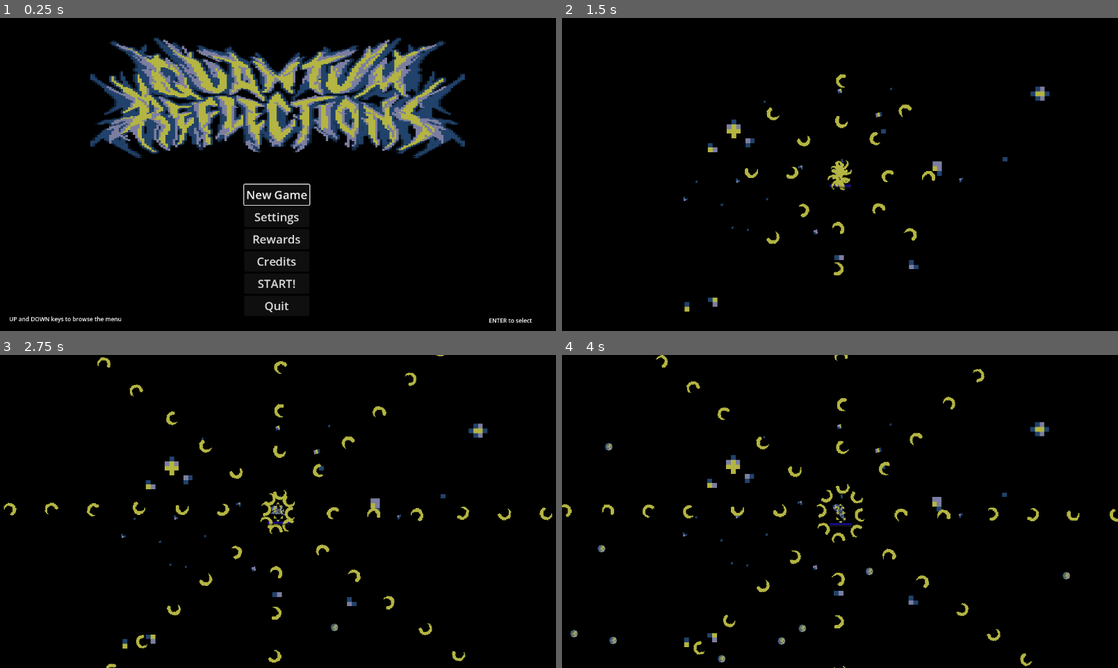
Above: before the commit, frames 1-4 (two rows, left to right).
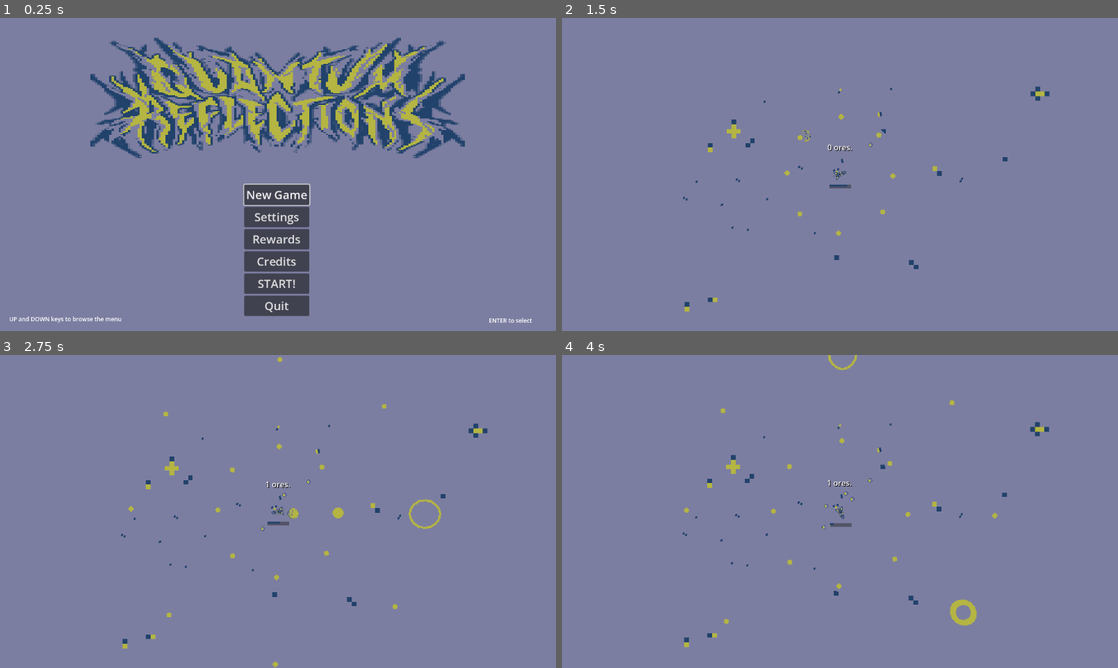
Above: after the commit, the same moments.

Repository: iparosds/Quantum-Reflections
Game: Godot game, scene res://scenes/menu.tscn
Two runs of this game, one before a commit and one after it. Both use one fixed random seed, a clock stepped at 60 frames per second and the inputs below.
Inputs (mouse positions are in pixels of both pictures, inside the frame that each line leads up to):
- Up to frame 1 (0.25 s): no input
- Up to frame 2 (1.5 s): click "New Game" at 0.5 s; tap Enter (enter) at 1.25, 1.35 s; move the mouse to (962, 158) at 1.27 s; hold Right (move_right) from 1.28 s (still down)
- Up to frame 3 (2.75 s): move the mouse to (166, 527) at 2.02 s; release Right (move_right) at 2.03 s; hold Escape (back) from 2.03 s (still down); tap Enter (enter) at 2.1 s
- Up to frame 4 (4 s): move the mouse to (895, 442) at 2.77 s; release Escape (back) at 2.78 s; hold Right (move_right) 2.78-3.53 s; tap Enter (enter) at 2.85, 3.6 s; move the mouse to (812, 574) at 3.52 s; hold Up (move_up) from 3.53 s (still down)

The runs differ from the first frame. In frame 1, 85% of the frame differs, in the area x 0-100%, y 0-100%; in frame 2, 99%; in frame 3, 99%; in frame 4, 99%.

Commit message:
alpha-5

Diff:
--- a/project.godot
+++ b/project.godot
@@ -12,7 +12,7 @@
 
 config/name="Quantum Reflections"
 run/main_scene="res://scenes/menu.tscn"
-config/features=PackedStringArray("4.3", "GL Compatibility")
+config/features=PackedStringArray("4.2", "GL Compatibility")
 config/icon="res://icon.svg"
 
 [display]
@@ -23,42 +23,42 @@
 
 move_left={
 "deadzone": 0.5,
-"events": [Object(InputEventKey,"resource_local_to_scene":fa …(171 unchanged characters)… keycode":65,"key_label":0,"unicode":97,"location":0,"echo":false,"script":null)
-, Object(InputEventKey,"resource_local_to_scene":false,"reso …(166 unchanged characters)… ode":4194319,"key_label":0,"unicode":0,"location":0,"echo":false,"script":null)
+"events": [Object(InputEventKey,"resource_local_to_scene":fa …(171 unchanged characters)… keycode":65,"key_label":0,"unicode":97,"echo":false,"script":null)
+, Object(InputEventKey,"resource_local_to_scene":false,"reso …(166 unchanged characters)… ode":4194319,"key_label":0,"unicode":0,"echo":false,"script":null)
 ]
 }
 move_right={
 "deadzone": 0.5,
-"events": [Object(InputEventKey,"resource_local_to_scene":fa …(175 unchanged characters)… ode":4194321,"key_label":0,"unicode":0,"location":0,"echo":false,"script":null)
-, Object(InputEventKey,"resource_local_to_scene":false,"reso …(163 unchanged characters)… eycode":68,"key_label":0,"unicode":100,"location":0,"echo":false,"script":null)
+"events": [Object(InputEventKey,"resource_local_to_scene":fa …(175 unchanged characters)… ode":4194321,"key_label":0,"unicode":0,"echo":false,"script":null)
+, Object(InputEventKey,"resource_local_to_scene":false,"reso …(163 unchanged characters)… eycode":68,"key_label":0,"unicode":100,"echo":false,"script":null)
 ]
 }
 move_up={
 "deadzone": 0.5,
-"events": [Object(InputEventKey,"resource_local_to_scene":fa …(175 unchanged characters)… ode":4194320,"key_label":0,"unicode":0,"location":0,"echo":false,"script":null)
-, Object(InputEventKey,"resource_local_to_scene":false,"reso …(163 unchanged characters)… eycode":87,"key_label":0,"unicode":119,"location":0,"echo":false,"script":null)
+"events": [Object(InputEventKey,"resource_local_to_scene":fa …(175 unchanged characters)… ode":4194320,"key_label":0,"unicode":0,"echo":false,"script":null)
+, Object(InputEventKey,"resource_local_to_scene":false,"reso …(163 unchanged characters)… eycode":87,"key_label":0,"unicode":119,"echo":false,"script":null)
 ]
 }
 move_down={
 "deadzone": 0.5,
-"events": [Object(InputEventKey,"resource_local_to_scene":fa …(175 unchanged characters)… ode":4194322,"key_label":0,"unicode":0,"location":0,"echo":false,"script":null)
-, Object(InputEventKey,"resource_local_to_scene":false,"reso …(163 unchanged characters)… eycode":83,"key_label":0,"unicode":115,"location":0,"echo":false,"script":null)
+"events": [Object(InputEventKey,"resource_local_to_scene":fa …(175 unchanged characters)… ode":4194322,"key_label":0,"unicode":0,"echo":false,"script":null)
+, Object(InputEventKey,"resource_local_to_scene":false,"reso …(163 unchanged characters)… eycode":83,"key_label":0,"unicode":115,"echo":false,"script":null)
 ]
 }
 pause={
 "deadzone": 0.5,
-"events": [Object(InputEventKey,"resource_local_to_scene":fa …(171 unchanged characters)… keycode":32,"key_label":0,"unicode":32,"location":0,"echo":false,"script":null)
-, Object(InputEventKey,"resource_local_to_scene":false,"reso …(166 unchanged characters)… ode":4194330,"key_label":0,"unicode":0,"location":0,"echo":false,"script":null)
+"events": [Object(InputEventKey,"resource_local_to_scene":fa …(171 unchanged characters)… keycode":32,"key_label":0,"unicode":32,"echo":false,"script":null)
+, Object(InputEventKey,"resource_local_to_scene":false,"reso …(166 unchanged characters)… ode":4194330,"key_label":0,"unicode":0,"echo":false,"script":null)
 ]
 }
 enter={
 "deadzone": 0.5,
-"events": [Object(InputEventKey,"resource_local_to_scene":fa …(175 unchanged characters)… ode":4194309,"key_label":0,"unicode":0,"location":0,"echo":false,"script":null)
+"events": [Object(InputEventKey,"resource_local_to_scene":fa …(175 unchanged characters)… ode":4194309,"key_label":0,"unicode":0,"echo":false,"script":null)
 ]
 }
 back={
 "deadzone": 0.5,
-"events": [Object(InputEventKey,"resource_local_to_scene":fa …(175 unchanged characters)… ode":4194305,"key_label":0,"unicode":0,"location":0,"echo":false,"script":null)
+"events": [Object(InputEventKey,"resource_local_to_scene":fa …(175 unchanged characters)… ode":4194305,"key_label":0,"unicode":0,"echo":false,"script":null)
 ]
 }
 
@@ -71,4 +71,4 @@
 textures/canvas_textures/default_texture_filter=0
 renderer/rendering_method="gl_compatibility"
 renderer/rendering_method.mobile="gl_compatibility"
-environment/defaults/default_clear_color=Color(0, 0, 0, 1)
+environment/defaults/default_clear_color=Color(0.486275, 0.494118, 0.631373, 1)
--- a/scenes/asteroid.tscn
+++ b/scenes/asteroid.tscn
@@ -1,7 +1,93 @@
-[gd_scene load_steps=4 format=3 uid="uid://cdfj5mokmxuxt"]
+[gd_scene load_steps=15 format=3 uid="uid://cdfj5mokmxuxt"]
 
 [ext_resource type="Script" path="res://scripts/Asteroid.gd" id="1_mgqqj"]
 [ext_resource type="Texture2D" uid="uid://c4sr8oscwaor2" path="res://assets/sprites/asteroide01.png" id="2_ynw8h"]
+[ext_resource type="Texture2D" uid="uid://dx5bfay4jiixu" path="res://assets/sprites/asteroide02.png" id="3_tcq3t"]
+[ext_resource type="Texture2D" uid="uid://det8kav00i84l" path="res://assets/sprites/asteroide03.png" id="4_huldx"]
+[ext_resource type="Texture2D" uid="uid://b60r3ywngvxtm" path="res://assets/sprites/explode_asteroide.png" id="5_dgnjn"]
+[ext_resource type="Texture2D" uid="uid://dtqj60jwhf2qj" path="res://assets/sprites/minerio.png" id="5_sf38f"]
+
+[sub_resource type="AtlasTexture" id="AtlasTexture_yg5wq"]
+atlas = ExtResource("5_dgnjn")
+region = Rect2(0, 0, 48, 48)
+
+[sub_resource type="AtlasTexture" id="AtlasTexture_8fycg"]
+atlas = ExtResource("5_dgnjn")
+region = Rect2(48, 0, 48, 48)
+
+[sub_resource type="AtlasTexture" id="AtlasTexture_ixphh"]
+atlas = ExtResource("5_dgnjn")
+region = Rect2(96, 0, 48, 48)
+
+[sub_resource type="AtlasTexture" id="AtlasTexture_6idua"]
+atlas = ExtResource("5_dgnjn")
+region = Rect2(144, 0, 48, 48)
+
+[sub_resource type="AtlasTexture" id="AtlasTexture_06p11"]
+atlas = ExtResource("5_dgnjn")
+region = Rect2(192, 0, 48, 48)
+
+[sub_resource type="AtlasTexture" id="AtlasTexture_slfqt"]
+atlas = ExtResource("5_dgnjn")
+region = Rect2(240, 0, 48, 48)
+
+[sub_resource type="SpriteFrames" id="SpriteFrames_jogq0"]
+animations = [{
+"frames": [{
+"duration": 1.0,
+"texture": ExtResource("2_ynw8h")
+}],
+"loop": true,
+"name": &"asteroid01",
+"speed": 5.0
+}, {
+"frames": [{
+"duration": 1.0,
+"texture": ExtResource("3_tcq3t")
+}],
+"loop": true,
+"name": &"asteroid02",
+"speed": 5.0
+}, {
+"frames": [{
+"duration": 1.0,
+"texture": ExtResource("4_huldx")
+}],
+"loop": true,
+"name": &"asteroid03",
+"speed": 5.0
+}, {
+"frames": [{
+"duration": 1.0,
+"texture": ExtResource("5_sf38f")
+}],
+"loop": true,
+"name": &"coin",
+"speed": 5.0
+}, {
+"frames": [{
+"duration": 0.5,
+"texture": SubResource("AtlasTexture_yg5wq")
+}, {
+"duration": 0.5,
+"texture": SubResource("AtlasTexture_8fycg")
+}, {
+"duration": 0.5,
+"texture": SubResource("AtlasTexture_ixphh")
+}, {
+"duration": 0.5,
+"texture": SubResource("AtlasTexture_6idua")
+}, {
+"duration": 0.5,
+"texture": SubResource("AtlasTexture_06p11")
+}, {
+"duration": 0.5,
+"texture": SubResource("AtlasTexture_slfqt")
+}],
+"loop": false,
+"name": &"explosion",
+"speed": 5.0
+}]
 
 [sub_resource type="CircleShape2D" id="CircleShape2D_vyoty"]
 radius = 8.0
@@ -10,8 +96,9 @@
 collision_layer = 2
 script = ExtResource("1_mgqqj")
 
-[node name="Asteroide01" type="Sprite2D" parent="."]
-texture = ExtResource("2_ynw8h")
+[node name="Asteroid" type="AnimatedSprite2D" parent="."]
+sprite_frames = SubResource("SpriteFrames_jogq0")
+animation = &"coin"
 
 [node name="CollisionShape2D" type="CollisionShape2D" parent="."]
 shape = SubResource("CircleShape2D_vyoty")
--- /dev/null
+++ b/scenes/black_hole.tscn
@@ -0,0 +1,70 @@
+[gd_scene load_steps=11 format=3 uid="uid://b41jjpavdldes"]
+
+[ext_resource type="Script" path="res://scripts/black_hole.gd" id="1_10fyn"]
+[ext_resource type="Texture2D" uid="uid://cdhax1x2tonm3" path="res://assets/sprites/buraco negro.png" id="1_glvi2"]
+
+[sub_resource type="AtlasTexture" id="AtlasTexture_1yp22"]
+atlas = ExtResource("1_glvi2")
+region = Rect2(0, 0, 64, 59)
+
+[sub_resource type="AtlasTexture" id="AtlasTexture_hhwv7"]
+atlas = ExtResource("1_glvi2")
+region = Rect2(64, 0, 64, 59)
+
+[sub_resource type="AtlasTexture" id="AtlasTexture_d5v0e"]
+atlas = ExtResource("1_glvi2")
+region = Rect2(128, 0, 64, 59)
+
+[sub_resource type="AtlasTexture" id="AtlasTexture_m48hv"]
+atlas = ExtResource("1_glvi2")
+region = Rect2(192, 0, 64, 59)
+
+[sub_resource type="AtlasTexture" id="AtlasTexture_70kag"]
+atlas = ExtResource("1_glvi2")
+region = Rect2(256, 0, 64, 59)
+
+[sub_resource type="AtlasTexture" id="AtlasTexture_62stn"]
+atlas = ExtResource("1_glvi2")
+region = Rect2(320, 0, 64, 59)
+
+[sub_resource type="SpriteFrames" id="SpriteFrames_4rwcr"]
+animations = [{
+"frames": [{
+"duration": 1.0,
+"texture": SubResource("AtlasTexture_1yp22")
+}, {
+"duration": 1.0,
+"texture": SubResource("AtlasTexture_hhwv7")
+}, {
+"duration": 1.0,
+"texture": SubResource("AtlasTexture_d5v0e")
+}, {
+"duration": 1.0,
+"texture": SubResource("AtlasTexture_m48hv")
+}, {
+"duration": 1.0,
+"texture": SubResource("AtlasTexture_70kag")
+}, {
+"duration": 1.0,
+"texture": SubResource("AtlasTexture_62stn")
+}],
+"loop": true,
+"name": &"default",
+"speed": 5.0
+}]
+
+[sub_resource type="CircleShape2D" id="CircleShape2D_ae7m5"]
+radius = 28.0713
+
+[node name="BlackHole" type="Area2D"]
+script = ExtResource("1_10fyn")
+
+[node name="AnimatedSprite2D" type="AnimatedSprite2D" parent="."]
+sprite_frames = SubResource("SpriteFrames_4rwcr")
+autoplay = "default"
+
+[node name="CollisionShape2D" type="CollisionShape2D" parent="."]
+shape = SubResource("CircleShape2D_ae7m5")
+
+[connection signal="body_entered" from="." to="." method="_on_body_entered"]
+[connection signal="body_exited" from="." to="." method="_on_body_exited"]
--- a/scenes/bullet.tscn
+++ b/scenes/bullet.tscn
@@ -1,17 +1,71 @@
-[gd_scene load_steps=6 format=3 uid="uid://cmse1wp3m74k0"]
+[gd_scene load_steps=13 format=3 uid="uid://cmse1wp3m74k0"]
 
 [ext_resource type="Script" path="res://scripts/Bullet.gd" id="1_bel33"]
-[ext_resource type="Texture2D" uid="uid://uqthv8wgom7p" path="res://assets/sprites/explosao02.png" id="2_ls55m"]
+[ext_resource type="Texture2D" uid="uid://6mkay5ytpjqd" path="res://assets/sprites/explosao nova.png" id="2_3r8ol"]
 
-[sub_resource type="AtlasTexture" id="AtlasTexture_enmau"]
-atlas = ExtResource("2_ls55m")
-region = Rect2(0, 0, 14, 49)
+[sub_resource type="AtlasTexture" id="AtlasTexture_tpx0u"]
+atlas = ExtResource("2_3r8ol")
+region = Rect2(53, 0, 53, 49)
+
+[sub_resource type="AtlasTexture" id="AtlasTexture_qslqe"]
+atlas = ExtResource("2_3r8ol")
+region = Rect2(106, 0, 53, 49)
+
+[sub_resource type="AtlasTexture" id="AtlasTexture_kwsfr"]
+atlas = ExtResource("2_3r8ol")
+region = Rect2(159, 0, 53, 49)
+
+[sub_resource type="AtlasTexture" id="AtlasTexture_wiupx"]
+atlas = ExtResource("2_3r8ol")
+region = Rect2(212, 0, 53, 49)
+
+[sub_resource type="AtlasTexture" id="AtlasTexture_3jlwg"]
+atlas = ExtResource("2_3r8ol")
+region = Rect2(265, 0, 53, 49)
+
+[sub_resource type="AtlasTexture" id="AtlasTexture_vnxm6"]
+atlas = ExtResource("2_3r8ol")
+region = Rect2(318, 0, 53, 49)
+
+[sub_resource type="AtlasTexture" id="AtlasTexture_ghous"]
+atlas = ExtResource("2_3r8ol")
+region = Rect2(371, 0, 53, 49)
+
+[sub_resource type="AtlasTexture" id="AtlasTexture_ymnai"]
+atlas = ExtResource("2_3r8ol")
+region = Rect2(0, 0, 53, 49)
 
 [sub_resource type="SpriteFrames" id="SpriteFrames_jbvwe"]
 animations = [{
 "frames": [{
 "duration": 1.0,
-"texture": SubResource("AtlasTexture_enmau")
+"texture": SubResource("AtlasTexture_tpx0u")
+}, {
+"duration": 1.0,
+"texture": SubResource("AtlasTexture_qslqe")
+}, {
+"duration": 1.0,
+"texture": SubResource("AtlasTexture_kwsfr")
+}, {
+"duration": 1.0,
+"texture": SubResource("AtlasTexture_wiupx")
+}, {
+"duration": 1.0,
+"texture": SubResource("AtlasTexture_3jlwg")
+}, {
+"duration": 1.0,
+"texture": SubResource("AtlasTexture_vnxm6")
+}, {
+"duration": 1.0,
+"texture": SubResource("AtlasTexture_ghous")
+}],
+"loop": false,
+"name": &"contact",
+"speed": 5.0
+}, {
+"frames": [{
+"duration": 1.0,
+"texture": SubResource("AtlasTexture_ymnai")
 }],
 "loop": true,
 "name": &"default",
@@ -30,6 +84,7 @@
 unique_name_in_owner = true
 position = Vector2(3, 1)
 sprite_frames = SubResource("SpriteFrames_jbvwe")
+animation = &"contact"
 
 [node name="CollisionShape2D" type="CollisionShape2D" parent="."]
 position = Vector2(-1, 0)
--- a/scenes/game.tscn
+++ b/scenes/game.tscn
@@ -53,13 +53,59 @@
 color = Color(1, 1, 1, 0.337255)
 
 [node name="Label" type="Label" parent="Pause/ColorRect"]
-layout_mode = 0
-offset_left = 744.0
-offset_top = 516.0
-offset_right = 1142.0
-offset_bottom = 599.0
+layout_mode = 1
+anchors_preset = 8
+anchor_left = 0.5
+anchor_top = 0.5
+anchor_right = 0.5
+anchor_bottom = 0.5
+offset_left = -199.0
+offset_top = -41.5
+offset_right = 199.0
+offset_bottom = 41.5
+grow_horizontal = 2
+grow_vertical = 2
 theme_override_colors/font_color = Color(0, 0, 0, 1)
 theme_override_font_sizes/font_size = 60
 text = "Game Paused"
 
+[node name="GameOver" type="CanvasLayer" parent="."]
+unique_name_in_owner = true
+process_mode = 3
+visible = false
+
+[node name="ColorRect" type="ColorRect" parent="GameOver"]
+anchors_preset = 15
+anchor_right = 1.0
+anchor_bottom = 1.0
+grow_horizontal = 2
+grow_vertical = 2
+color = Color(1, 1, 1, 0.337255)
+
+[node name="Label" type="Label" parent="GameOver/ColorRect"]
+layout_mode = 1
+anchors_preset = 8
+anchor_left = 0.5
+anchor_top = 0.5
+anchor_right = 0.5
+anchor_bottom = 0.5
+offset_left = -166.5
+offset_top = -41.5
+offset_right = 166.5
+offset_bottom = 41.5
+grow_horizontal = 2
+grow_vertical = 2
+theme_override_colors/font_color = Color(0, 0, 0, 1)
+theme_override_font_sizes/font_size = 60
+text = "Game Over"
+
+[node name="ScoreLabel" type="Label" parent="."]
+offset_left = -25.0
+offset_top = -68.0
+offset_right = 22.0
+offset_bottom = -45.0
+theme_override_colors/font_color = Color(1, 1, 1, 1)
+theme_override_colors/font_shadow_color = Color(0, 0, 0, 1)
+text = "0 ores."
+
 [connection signal="timeout" from="AsteroidInterval" to="." method="_on_timer_timeout"]
--- a/scenes/player.tscn
+++ b/scenes/player.tscn
@@ -13,17 +13,21 @@
 radius = 7.0
 height = 32.0
 
+[sub_resource type="CapsuleShape2D" id="CapsuleShape2D_8adnd"]
+radius = 16.0
+height = 48.0
+
 [sub_resource type="StyleBoxFlat" id="StyleBoxFlat_x1q5i"]
 bg_color = Color(0.141176, 0.141176, 0.141176, 0.462745)
 
 [sub_resource type="StyleBoxFlat" id="StyleBoxFlat_5x0j0"]
-bg_color = Color(0.0941176, 0.0431373, 0.6, 0.913725)
+bg_color = Color(0.129412, 0.258824, 0.419608, 1)
 
 [sub_resource type="StyleBoxFlat" id="StyleBoxFlat_4vijf"]
 bg_color = Color(0.141176, 0.141176, 0.141176, 0.462745)
 
 [sub_resource type="StyleBoxFlat" id="StyleBoxFlat_kbtyy"]
-bg_color = Color(0.0941176, 1, 0.6, 0.572549)
+bg_color = Color(0.705882, 0.709804, 0.258824, 1)
 
 [node name="Player" type="CharacterBody2D"]
 z_index = 5
@@ -45,6 +49,13 @@
 position = Vector2(0, 1)
 shape = SubResource("CapsuleShape2D_1k6gw")
 debug_color = Color(0.80375, 0.323318, 0.67704, 0.42)
+
+[node name="CollectOre" type="Area2D" parent="."]
+unique_name_in_owner = true
+collision_layer = 0
+
+[node name="CollisionShape2D" type="CollisionShape2D" parent="CollectOre"]
+shape = SubResource("CapsuleShape2D_8adnd")
 
 [node name="ProgressBar" type="ProgressBar" parent="."]
 unique_name_in_owner = true
--- a/scenes/turret.tscn
+++ b/scenes/turret.tscn
@@ -1,7 +1,6 @@
-[gd_scene load_steps=4 format=3 uid="uid://3vn8y1jlk7vp"]
+[gd_scene load_steps=3 format=3 uid="uid://3vn8y1jlk7vp"]
 
 [ext_resource type="Script" path="res://scripts/Turret.gd" id="1_6yqcy"]
-[ext_resource type="Texture2D" uid="uid://drlku570m4xp1" path="res://assets/sprites/turret.png" id="2_jqimm"]
 
 [sub_resource type="CircleShape2D" id="CircleShape2D_0x0pm"]
 radius = 2032.41
@@ -18,14 +17,13 @@
 rotation = -0.00174922
 
 [node name="ShootingInterval" type="Timer" parent="."]
-wait_time = 0.3
+wait_time = 0.6
 autostart = true
 
 [node name="Turret" type="Sprite2D" parent="."]
 position = Vector2(6.99999, -0.0122262)
 rotation = 0.0126715
 scale = Vector2(1.5, 1.5)
-texture = ExtResource("2_jqimm")
 
 [node name="ShootingPoint" type="Marker2D" parent="Turret"]
 unique_name_in_owner = true
--- a/scripts/Asteroid.gd
+++ b/scripts/Asteroid.gd
@@ -1,13 +1,25 @@
 extends CharacterBody2D
 
 var health = 3
-const SHIP_ATTRACTION = 100.0
+var moving = true
+var ore = false
+const SHIP_ATTRACTION = 10000.0
 @onready var player = get_node("/root/Game/Player")
+
+func _ready():
+	var rand = round(randf_range(1,3))
+	if rand == 1:
+		$Asteroid.play("asteroid01")
+	if rand == 2:
+		$Asteroid.play("asteroid02")
+	if rand == 3:
+		$Asteroid.play("asteroid03")
 
 func _physics_process(delta):
 	var direction = global_position.direction_to(player.global_position)
-	velocity = direction * SHIP_ATTRACTION
-	move_and_slide()
+	if moving == true:
+		velocity = direction * SHIP_ATTRACTION
+		move_and_slide()
 
 func take_damage():
 	player.acceleration
@@ -15,4 +27,10 @@
 	health -= player.acceleration/100
 
 	if health <= 0:
-		queue_free()
+		moving = false
+		ore = true
+		$Asteroid.play("explosion")
+		$Asteroid.play("coin")
+		$".".set_collision_layer_value(1, true)
+		$".".set_collision_layer_value(2, false)
+		#queue_free()
--- a/scripts/Bullet.gd
+++ b/scripts/Bullet.gd
@@ -1,8 +1,8 @@
 extends Area2D
 
 var travelled_distance = 0
-const SPEED = 2000
-const RANGE = 3000
+const SPEED = 200
+const RANGE = 300
 var direction
 @onready var bullet_rotation = rotation
 #@onready var bullet_rotation = %Projectile.rotation
@@ -18,6 +18,8 @@
 		queue_free()
 
 func _on_body_entered(body):
-	queue_free()
 	if body.has_method("take_damage"):
 		body.take_damage()
+	%Projectile.play("contact")
+	#await %Projectile.tree_exited
+	#queue_free()
--- /dev/null
+++ b/scripts/black_hole.gd
@@ -0,0 +1,13 @@
+extends Area2D
+
+@onready var game = get_node("/root/Game")
+var activated = false
+
+func _on_body_entered(body):
+	if activated == true:
+		game.game_over()
+		print("acabou")
+
+
+func _on_body_exited(body):
+	activated = true
--- a/scripts/game.gd
+++ b/scripts/game.gd
@@ -2,6 +2,8 @@
 
 const ASTEROID = preload("res://scenes/asteroid.tscn")
 var game_paused = false;
+var score = 0;
+@onready var score_label = $ScoreLabel
 
 func spawn_asteroid():
 	var new_asteroid = ASTEROID.instantiate()
@@ -11,3 +13,11 @@
 
 func _on_timer_timeout():
 	spawn_asteroid()
+
+func add_ore():
+	score += 1
+	score_label.text = str(score) + " ores."
+
+func game_over():
+	%GameOver.visible = true
+	get_tree().paused = true
--- a/scripts/player.gd
+++ b/scripts/player.gd
@@ -1,7 +1,9 @@
 extends CharacterBody2D;
 
 signal health_depleted;
+const BLACK_HOLE = preload("res://scenes/black_hole.tscn")
 
+@onready var game = get_node("/root/Game")
 var health = 100.0;
 const DAMAGE_RATE = 500.0;
 var acceleration = 0;
@@ -9,6 +11,16 @@
 var stopping = false;
 var rotating_right = false;
 var rotating_left = false;
+
+func _ready():
+	%Turret1.current_bullet = 1
+	%Turret2.current_bullet = 1
+	%Turret3.current_bullet = 1
+	%Turret4.current_bullet = 1
+	%Turret5.current_bullet = 1
+	%Turret6.current_bullet = 1
+	%Turret7.current_bullet = 1
+	%Turret8.current_bullet = 1
 
 func _physics_process(delta):
 	if Input.is_action_just_released("move_up"):
@@ -41,11 +53,21 @@
 	if acceleration > 0:
 		var direction2 = Vector2.UP.rotated(%Ship.rotation)
 		$".".position += direction2 * acceleration * delta
+		%SpeedBar.value = acceleration/10
 
 	var overlapping_mobs = %HurtBox.get_overlapping_bodies()
 	for mob in overlapping_mobs:
 		health -= DAMAGE_RATE * delta
 		mob.queue_free()
+	var overlapping_ores = %CollectOre.get_overlapping_bodies()
+	for mob in overlapping_ores:
+		if mob.has_method("take_damage"):
+			game.add_ore()
+			mob.queue_free()
 	if health <= 0.0:
+		health = 100
+		var new_black_hole = BLACK_HOLE.instantiate()
+		new_black_hole.position = $".".position
+		game.add_child(new_black_hole)
 		health_depleted.emit()
 	%ProgressBar.value = health
Binary file added: assets/sprites/buraco negro.png
Not shown, added: assets/sprites/buraco negro.png.import
Binary file added: assets/sprites/explode_asteroide.png
Not shown, added: assets/sprites/explode_asteroide.png.import
Binary file added: assets/sprites/explosao nova.png
Not shown, added: assets/sprites/explosao nova.png.import
Binary file added: assets/sprites/portal quantico.png
Not shown, added: assets/sprites/portal quantico.png.import
Not shown: 1 places in scenes/menu.tscn that only renumber resources
Not shown: 1 places in scenes/player.tscn that only renumber resources
